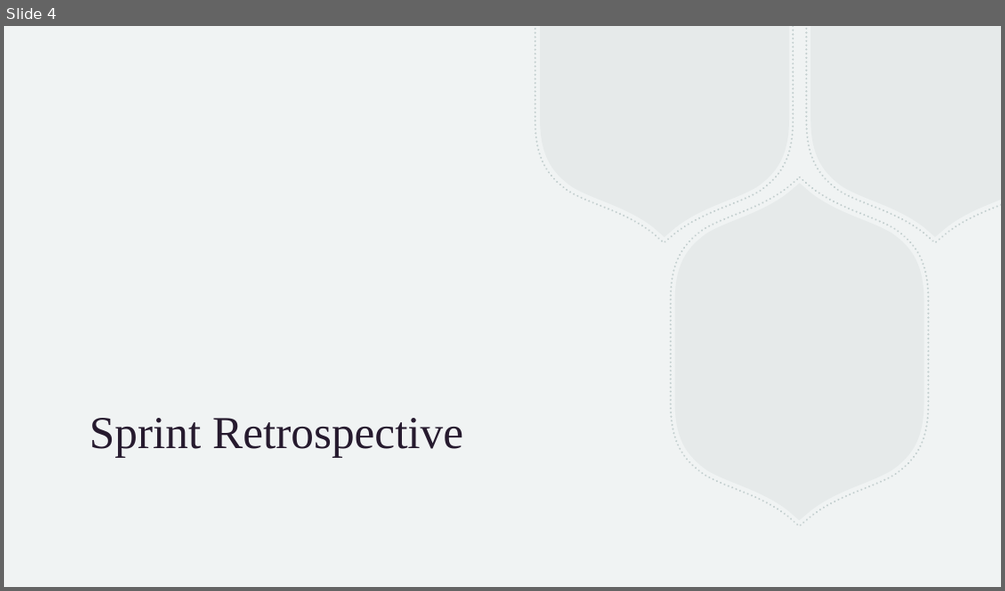
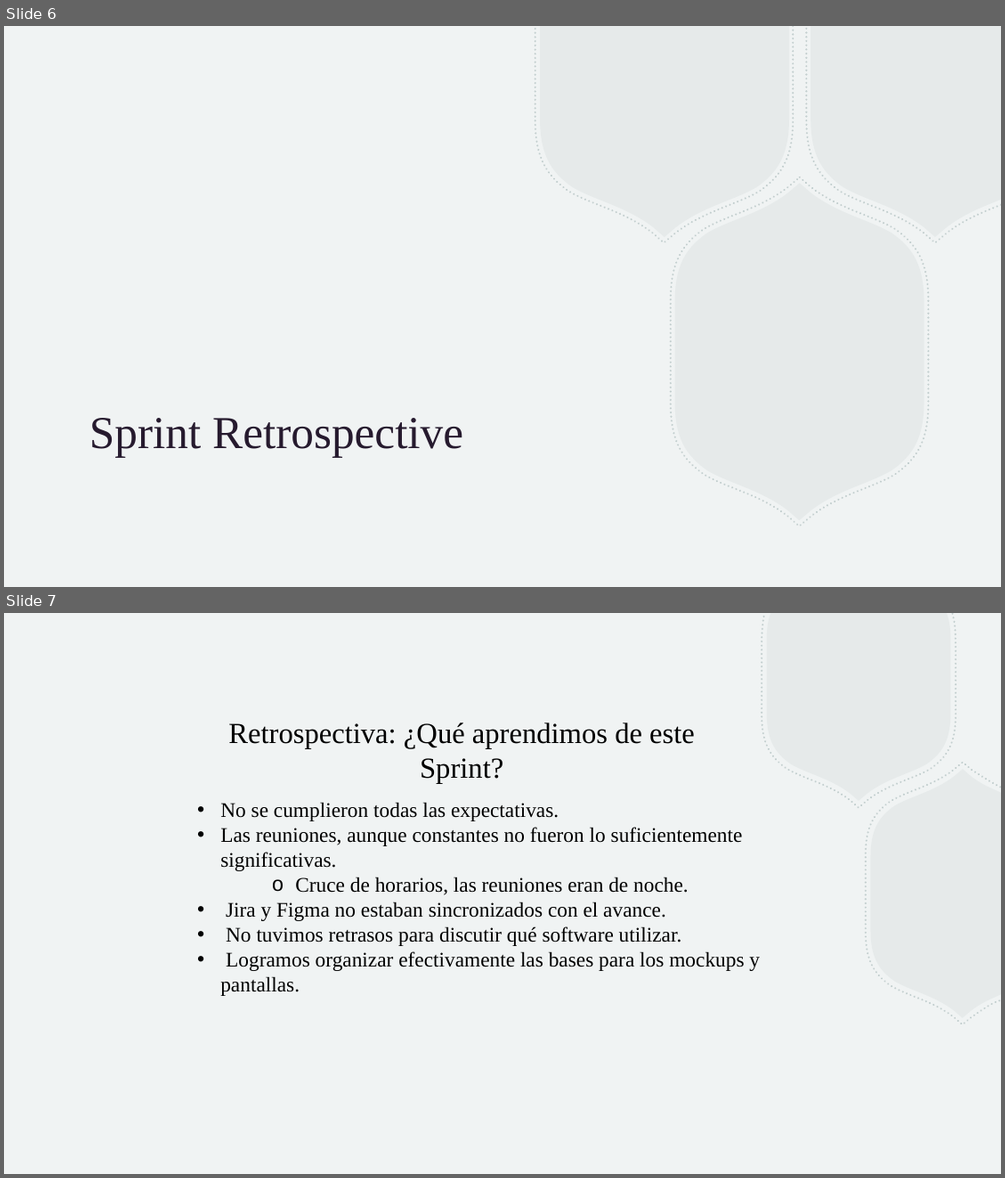
Before and after one commit to 20181041/ISII_EF_LibreriaVirtual, a slide deck: 4-documentacion/ISII_PPT_Sprint1.pptx. Shown one above the other, each under a label of ours: slide 4 before the commit, slides 6 and 7 after it. The pictures are 1005x591 and 1005x1178 pixels, drawn with LibreOffice and Linux fonts; fonts in the diff are those of the drawing. Boxes give left, top, right and bottom in pixels: in the first picture for what was removed or moved away, otherwise in the second. Text is boxed around its words. In the diff, an @@ line names an element or a change of style, - is before the commit and + after.

```diff
--- a/4-documentacion/ISII_PPT_Sprint1.pptx
+++ b/4-documentacion/ISII_PPT_Sprint1.pptx
@@ slide 7 added at <box>4,613,1001,1174</box>, background #F0F3F3; not listed: 4 template elements that a slide beside it also shows @@
@@ text added at <box>228,722,695,783</box>, 28 pt, text #000000 @@
+Retrospectiva: ¿Qué aprendimos de este Sprint?
@@ text added at <box>220,802,760,996</box>, 20 pt, text #000000 @@
+• No se cumplieron todas las expectativas.
+• Las reuniones, aunque constantes no fueron lo suficientemente significativas.
+    o Cruce de horarios, las reuniones eran de noche.
+• Jira y Figma no estaban sincronizados con el avance.
+• No tuvimos retrasos para discutir qué software utilizar.
+• Logramos organizar efectivamente las bases para los mockups y pantallas.
@@ what was slide 4 is now slide 6 @@
```
Also in this commit, not shown: 3 other slides added.
